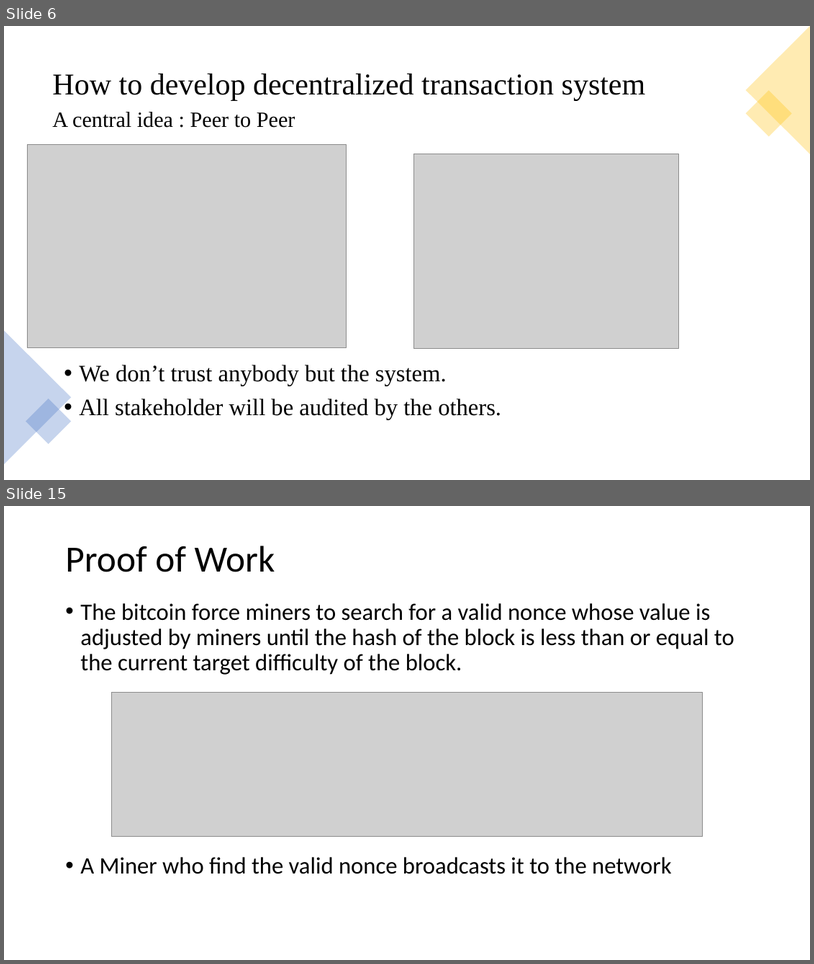
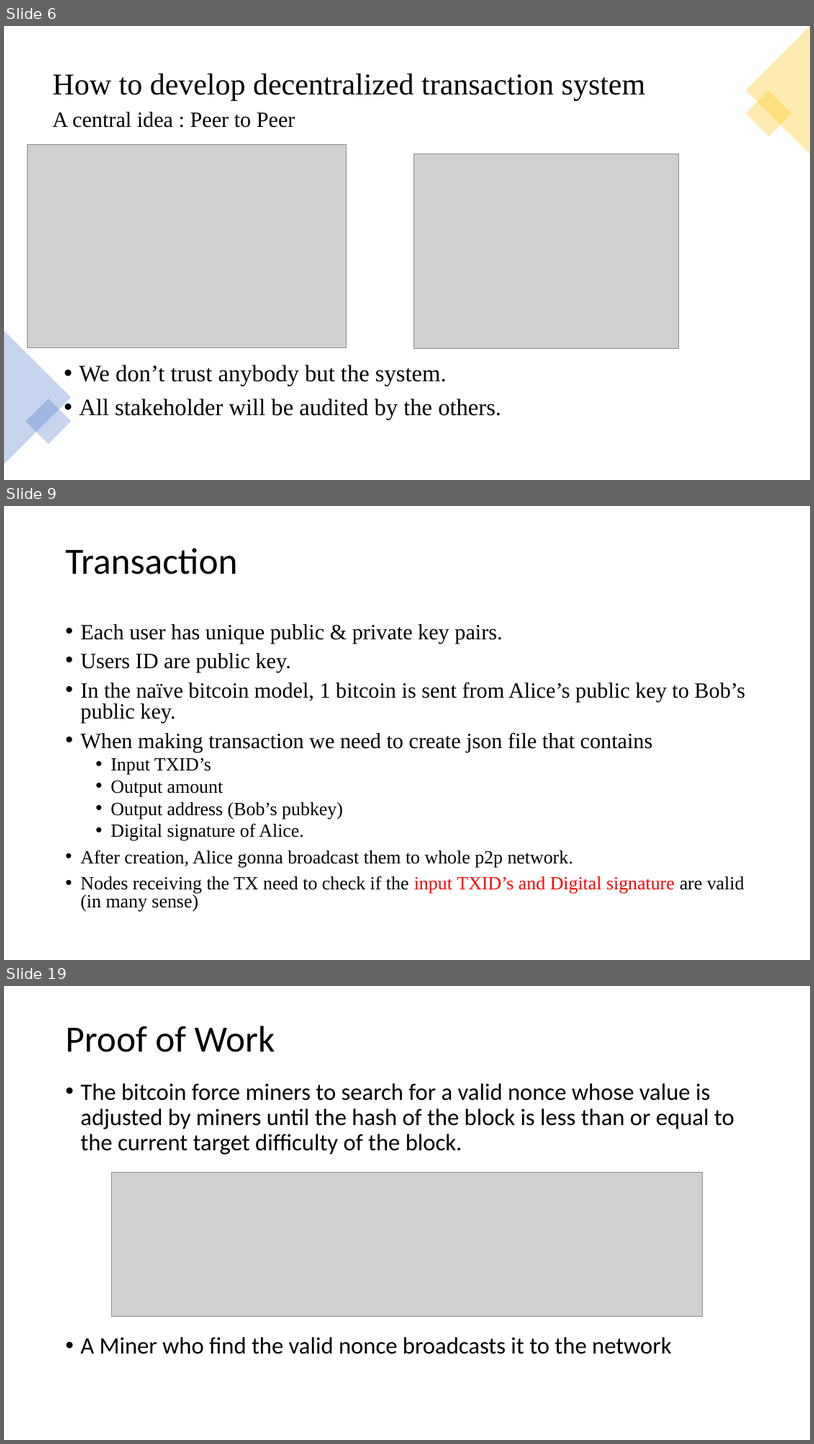
Before and after one commit to hikasenworkspace/stock_study, a slide deck: blockchain/bitcoin.pptx. Shown one above the other, each under a label of ours: slides 6 and 15 before the commit, slides 6, 9 and 19 after it; the slides between them are not shown. The pictures are 814x964 and 814x1444 pixels, drawn with LibreOffice and Linux fonts; fonts in the diff are those of the drawing; grey boxes stand for pictures. Boxes give left, top, right and bottom in pixels: in the first picture for what was removed or moved away, otherwise in the second. Text is boxed around its words. In the diff, an @@ line names an element or a change of style, - is before the commit and + after.

```diff
--- a/blockchain/bitcoin.pptx
+++ b/blockchain/bitcoin.pptx
@@ slide 9 added at [4,506,810,960], background #FFFFFF @@
@@ title added at [65,548,237,574], 44 pt, text #000000 @@
+Transaction
@@ text added at [80,624,746,911], 22.2 pt, text #000000 @@
+• Each user has unique public & private key pairs.
+• Users ID are public key.
+• In the naïve bitcoin model, 1 bitcoin is sent from Alice’s public key to Bob’s public key.
+• When making transaction we need to create json file that contains
+  • Input TXID’s
+  • Output amount
+  • Output address (Bob’s pubkey)
+  • Digital signature of Alice.
+• After creation, Alice gonna broadcast them to whole p2p network.
+• Nodes receiving the TX need to check if the input TXID’s and Digital signature are valid (in many sense)
@@ what was slide 15 is now slide 19 @@
```
Also in this commit, not shown: 8 slides changed, 3 other slides added, 2 other files.
